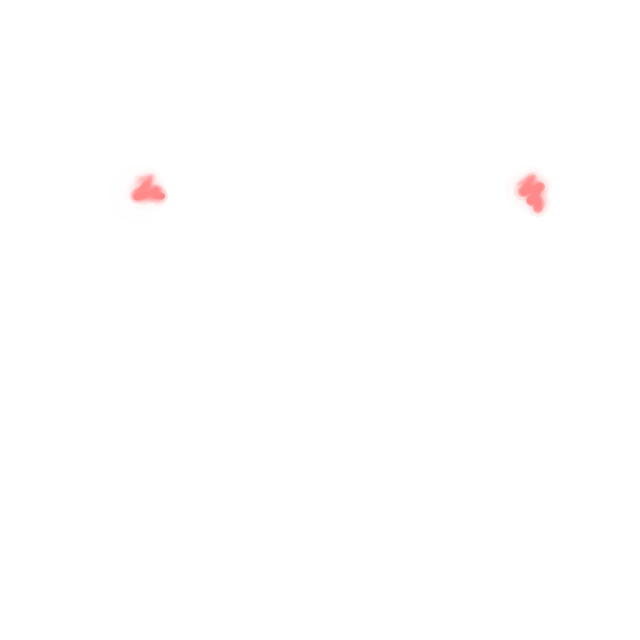
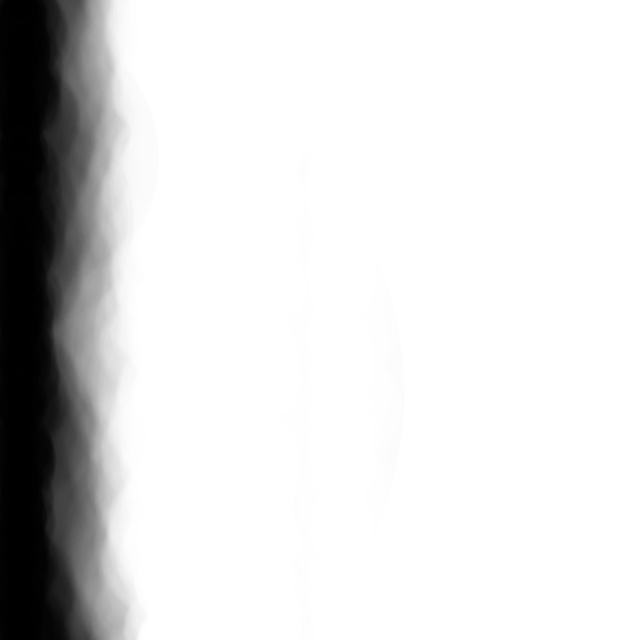
Layers edited between the first and the second 640 x 640 image:
hid "Paint Layer 3", painted on it over <box>0,64,552,512</box>
hid "LogoText", painted on it over <box>0,46,552,494</box>
added layer "Paint Layer 4" above "Background" over <box>0,0,552,640</box>
